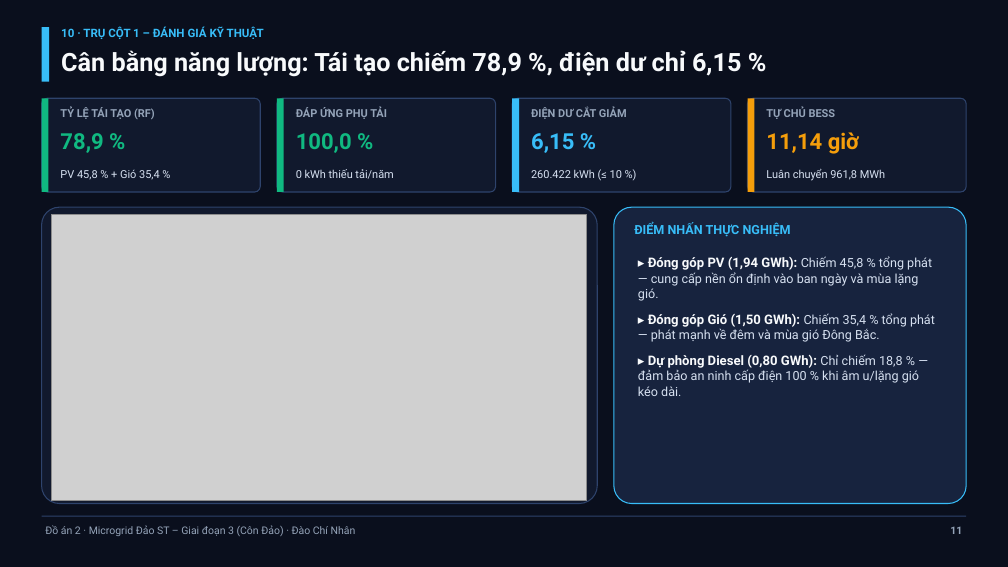
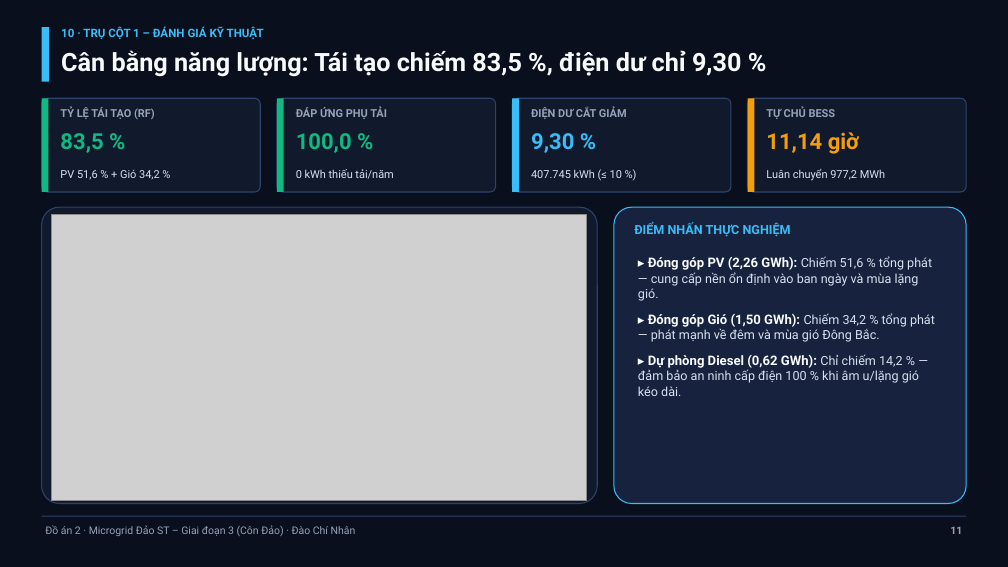
Before and after one commit to huongpro123/DoAn2_Microgrid_ConDao_ChiNhan, a slide deck: slide 11 of HO_SO_NOP_BAO_CAO_CHINH_THUC/07_Slide_Thuyet_Trinh_15_Trang_ST_Giai_Doan_3.pptx. Drawn at 1008x567 pixels with LibreOffice and Linux fonts; fonts in the diff are those of the drawing; grey boxes stand for pictures. Boxes give left, top, right and bottom in pixels: in the first picture for what was removed or moved away, otherwise in the second. Text is boxed around its words. In the diff, an @@ line names an element or a change of style, - is before the commit and + after.

```diff
--- a/HO_SO_NOP_BAO_CAO_CHINH_THUC/07_Slide_Thuyet_Trinh_15_Trang_ST_Giai_Doan_3.pptx
+++ b/HO_SO_NOP_BAO_CAO_CHINH_THUC/07_Slide_Thuyet_Trinh_15_Trang_ST_Giai_Doan_3.pptx
@@ text at bbox=[61, 50, 741, 77]: text changed @@
-Cân bằng năng lượng: Tái tạo chiếm 78,9 %, điện dư chỉ 6,15 %
+Cân bằng năng lượng: Tái tạo chiếm 83,5 %, điện dư chỉ 9,30 %
@@ text at bbox=[60, 133, 103, 153]: text changed @@
-78,9 %
+83,5 %
@@ text at bbox=[531, 133, 574, 153]: text changed @@
-6,15 %
+9,30 %
@@ text at bbox=[60, 170, 160, 180]: text changed @@
-PV 45,8 % + Gió 35,4 %
+PV 51,6 % + Gió 34,2 %
@@ text at bbox=[531, 170, 622, 178]: text changed @@
-260.422 kWh (≤ 10 %)
+407.745 kWh (≤ 10 %)
@@ text at bbox=[766, 169, 885, 181]: text changed @@
-Luân chuyển 961,8 MWh
+Luân chuyển 977,2 MWh
@@ text at bbox=[638, 256, 935, 396]: text changed @@
-▸ Đóng góp PV (1,94 GWh): Chiếm 45,8 % tổng phát — cung cấp nền ổn định vào ban ngày và mùa lặng gió.
-▸ Đóng góp Gió (1,50 GWh): Chiếm 35,4 % tổng phát — phát mạnh về đêm và mùa gió Đông Bắc.
-▸ Dự phòng Diesel (0,80 GWh): Chỉ chiếm 18,8 % — đảm bảo an ninh cấp điện 100 % khi âm u/lặng gió kéo dài.
+▸ Đóng góp PV (2,26 GWh): Chiếm 51,6 % tổng phát — cung cấp nền ổn định vào ban ngày và mùa lặng gió.
+▸ Đóng góp Gió (1,50 GWh): Chiếm 34,2 % tổng phát — phát mạnh về đêm và mùa gió Đông Bắc.
+▸ Dự phòng Diesel (0,62 GWh): Chỉ chiếm 14,2 % — đảm bảo an ninh cấp điện 100 % khi âm u/lặng gió kéo dài.
```
Also in this commit, not shown: 14 other slides changed, 22 other files.
